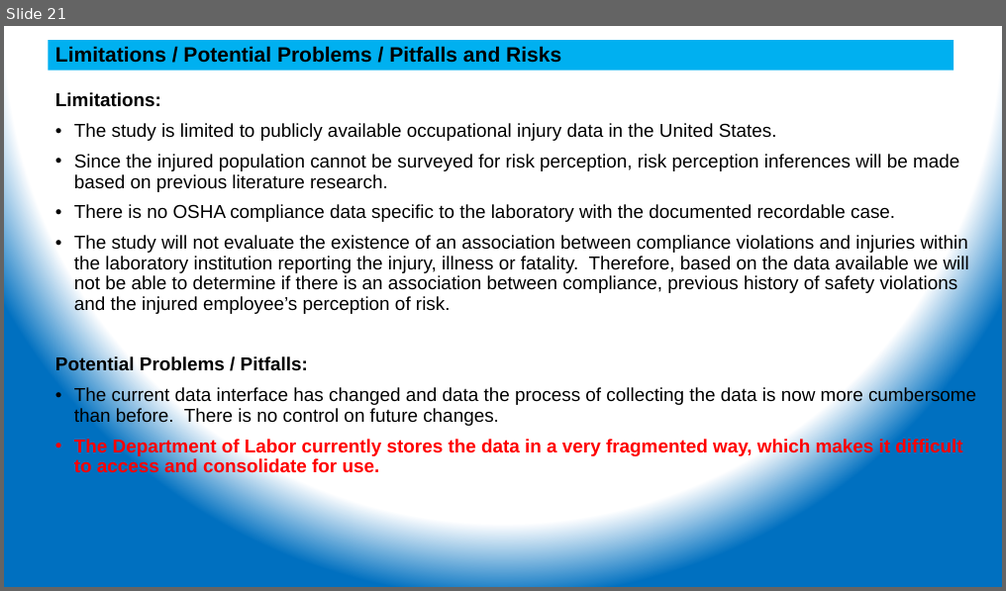
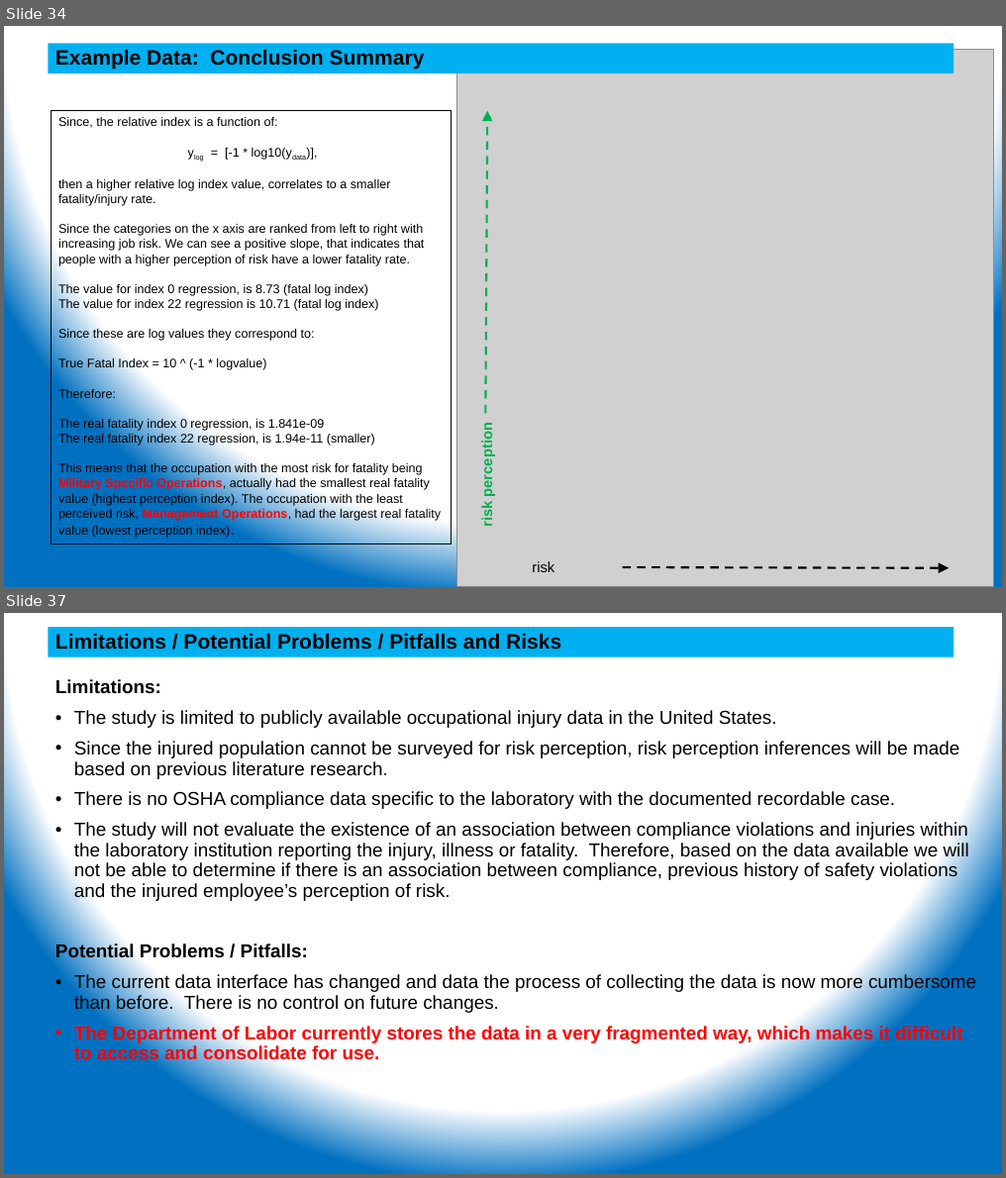
Before and after one commit to ehsintegration/yfd-phd-bls-data, a slide deck: D2-documentation/YennyF.Diaz-Risk Percep &Injuries_CommitteeUdate 11-02-20.pptx. Shown one above the other, each under a label of ours: slide 21 before the commit, slides 34 and 37 after it; the slides between them are not shown. The pictures are 1006x591 and 1006x1178 pixels, drawn with LibreOffice and Linux fonts; fonts in the diff are those of the drawing; grey boxes stand for pictures. Boxes give left, top, right and bottom in pixels: in the first picture for what was removed or moved away, otherwise in the second. Text is boxed around its words. In the diff, an @@ line names an element or a change of style, - is before the commit and + after.

```diff
--- a/D2-documentation/YennyF.Diaz-Risk Percep &Injuries_CommitteeUdate 11-02-20.pptx
+++ b/D2-documentation/YennyF.Diaz-Risk Percep &Injuries_CommitteeUdate 11-02-20.pptx
@@ slide 34 added at bbox=[4, 26, 1002, 587], background gradient #FFFFFF to #0070C0 @@
@@ rectangle added at bbox=[49, 43, 954, 74], fill #00B0F0, 20 pt, text #000000, bold @@
+Example Data: Conclusion Summary
@@ picture added at bbox=[456, 50, 994, 587] @@
@@ rectangle added at bbox=[52, 110, 450, 544], outline #000000 0.75 pt, 12 pt, text #000000 @@
+Since, the relative index is a function of:
+ylog = [-1 * log10(ydata)],
+then a higher relative log index value, correlates to a smaller fatality/injury rate.
+Since the categories on the x axis are ranked from left to right with increasing job risk. We can see a positive slope, that indicates that people with a higher perception of risk have a lower fatality rate.
+The value for index 0 regression, is 8.73 (fatal log index)
+The value for index 22 regression is 10.71 (fatal log index)
+Since these are log values they correspond to:
+True Fatal Index = 10 ^ (-1 * logvalue)
+Therefore:
+The real fatality index 0 regression, is 1.841e-09
+The real fatality index 22 regression, is 1.94e-11 (smaller)
+This means that the occupation with the most risk for fatality being Military Specific Operations, actually had the smallest real fatality value (highest perception index). The occupation with the least perceived risk, Management Operations, had the largest real fatality value (lowest perception index).
@@ arrow added from (485, 414) to (487, 110), #00B050 2 pt dashed @@
@@ text added at bbox=[479, 431, 495, 526], 14 pt, text #00B050, bold @@
+risk perception
@@ text added at bbox=[532, 562, 554, 572], 14 pt, text #000000 @@
+risk
@@ arrow added from (623, 568) to (948, 569), #000000 2 pt dashed @@
@@ what was slide 21 is now slide 37 @@
```
Also in this commit, not shown: 3 slides changed, 20 other slides added, 4 slides removed, 2 other files.
